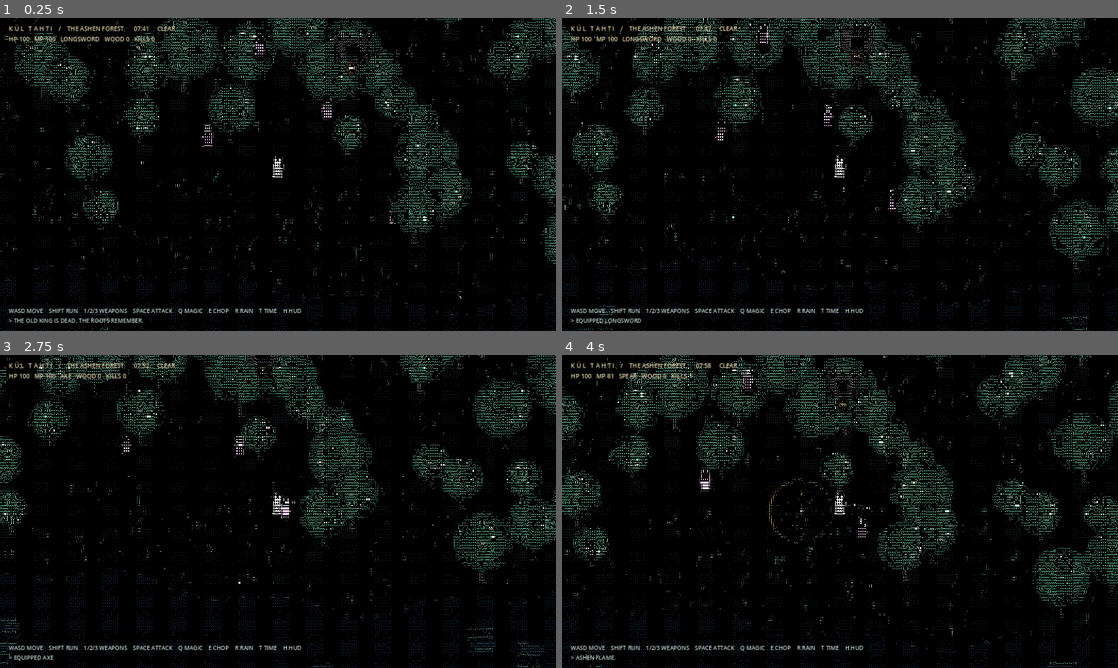
Above: before the commit, frames 1-4 (two rows, left to right).
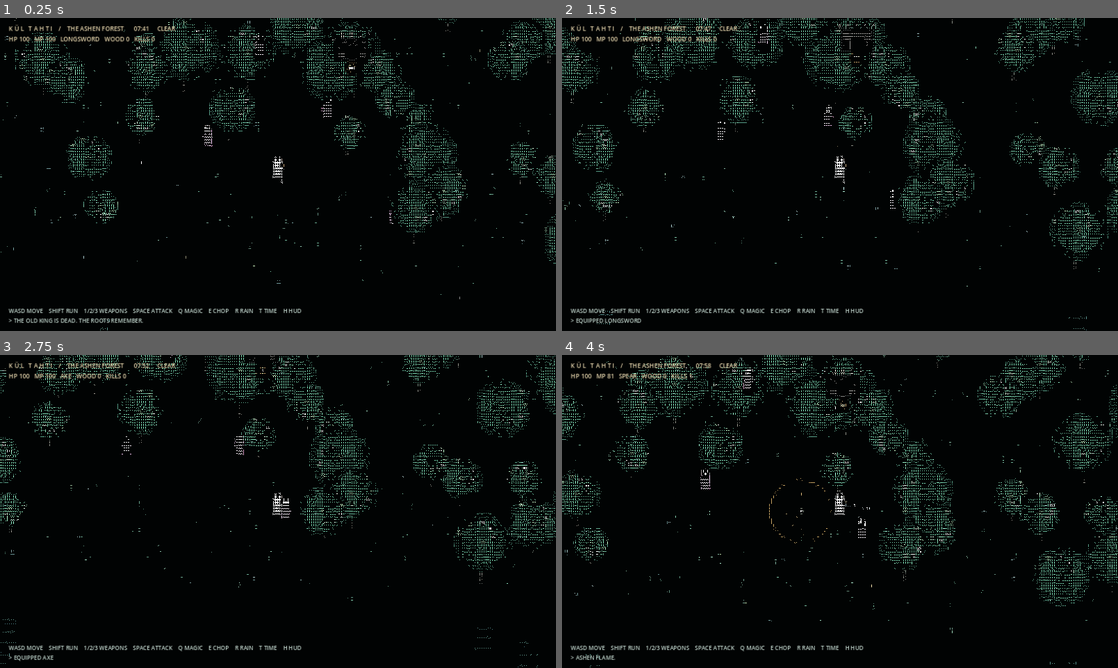
Above: after the commit, the same moments.

Repository: furkhans4o4-create/KUL-TAHTI
Game: Godot game, scene res://scenes/main.tscn
Two runs of this game, one before a commit and one after it. Both use one fixed random seed, a clock stepped at 60 frames per second and the inputs below.
Inputs:
- Up to frame 1 (0.25 s): no input
- Up to frame 2 (1.5 s): tap Enter at 0.5 s; hold D 0.53-1.28 s; hold Shift 0.53-1.28 s; tap Space at 0.77 s; hold S from 1.28 s (still down); tap 1 at 1.35 s
- Up to frame 3 (2.75 s): tap Space at 1.52 s; release S at 2.03 s; hold D from 2.03 s (still down); tap 2 at 2.1 s
- Up to frame 4 (4 s): release D at 2.78 s; hold W 2.78-3.53 s; tap 3 at 2.85 s; tap Space at 3.02, 3.77 s; hold A from 3.53 s (still down); tap Q at 3.6 s

The runs differ from the first frame. In frame 1, 5.1% of the frame differs, in the area x 0-100%, y 0-100%; in frame 2, 5.5%; in frame 3, 5.2%; in frame 4, 5.9%.

Commit message:
Make ASCII source imagery readable: threshold dark terrain, preserve silhouettes

Diff:
--- a/shaders/ascii.gdshader
+++ b/shaders/ascii.gdshader
@@ -3,7 +3,7 @@
 
 uniform sampler2D atlas_tex : filter_nearest, repeat_disable;
 uniform vec2 glyph_grid = vec2(260.0, 110.0);
-uniform float brightness : hint_range(0.5, 3.0) = 1.7;
+uniform float brightness : hint_range(0.5, 3.0) = 1.95;
 
 float luminance(vec3 v) { return dot(v, vec3(0.2126, 0.7152, 0.0722)); }
 float noise21(vec2 p) { return fract(sin(dot(p, vec2(127.1, 311.7))) * 43758.5453); }
@@ -25,29 +25,30 @@
     float n = noise21(cell);
     float gx = abs(luminance(l) - luminance(r));
     float gy = abs(luminance(t) - luminance(b));
-    float a = lum + (n - 0.5) * 0.044;
+    // Preserve dark negative space instead of covering the entire world with noise.
+    float a = lum + (n - 0.5) * 0.021;
     float idx = 0.0;
-    if (a > .035) idx = 1.0;          // .
-    if (a > .075) idx = 2.0;          // :
-    if (a > .110) idx = 3.0;          // -
-    if (a > .145) idx = 8.0;          // i
-    if (a > .185) idx = 10.0;         // v
-    if (a > .230) idx = 11.0;         // Y
-    if (a > .280) idx = 12.0;         // o
-    if (a > .345) idx = 13.0;         // x
-    if (a > .410) idx = 14.0;         // *
-    if (a > .495) idx = 15.0;         // %
-    if (a > .590) idx = 16.0;         // #
-    if (a > .720) idx = 17.0;         // @
-    if (gx > 0.090 && gx > gy * 1.20 && a > 0.07) idx = 6.0;
-    if (gy > 0.09 && gy > gx * 1.20 && a > 0.07) idx = 3.0;
-    if (lum > 0.07 && lum < 0.38 && n > 0.88) idx = 4.0;
-    if (lum > 0.07 && lum < 0.38 && n < 0.11) idx = 5.0;
-    if (lum > 0.10 && lum < 0.28 && n > 0.73 && n < .83) idx = 18.0;
+    if (a > .135) idx = 1.0;          // .
+    if (a > .180) idx = 2.0;          // :
+    if (a > .225) idx = 3.0;          // -
+    if (a > .265) idx = 8.0;          // i
+    if (a > .305) idx = 10.0;         // v
+    if (a > .360) idx = 11.0;         // Y
+    if (a > .430) idx = 12.0;         // o
+    if (a > .495) idx = 13.0;         // x
+    if (a > .560) idx = 14.0;         // *
+    if (a > .630) idx = 15.0;         // %
+    if (a > .715) idx = 16.0;         // #
+    if (a > .830) idx = 17.0;         // @
+    if (gx > 0.13 && gx > gy * 1.20 && a > 0.17) idx = 6.0;
+    if (gy > 0.13 && gy > gx * 1.20 && a > 0.17) idx = 3.0;
+    if (lum > 0.19 && lum < 0.44 && n > 0.94) idx = 4.0;
+    if (lum > 0.19 && lum < 0.44 && n < 0.06) idx = 5.0;
+    if (lum > 0.20 && lum < 0.40 && n > 0.78 && n < .86) idx = 18.0;
     vec2 guv = (vec2(mod(idx,16.0), floor(idx/16.0)) + f) / vec2(16.0,2.0);
     float ink = texture(atlas_tex, guv).r;
-    vec3 dark = avg * 0.035;
-    vec3 color_ink = min(vec3(1.0), pow(avg, vec3(0.76)) * brightness);
+    vec3 dark = vec3(0.006, 0.011, 0.012);
+    vec3 color_ink = min(vec3(1.0), pow(avg, vec3(0.78)) * brightness);
     color_ink += vec3(0.008,0.012,0.014);
     COLOR = vec4(mix(dark, color_ink, ink), 1.0);
 }
